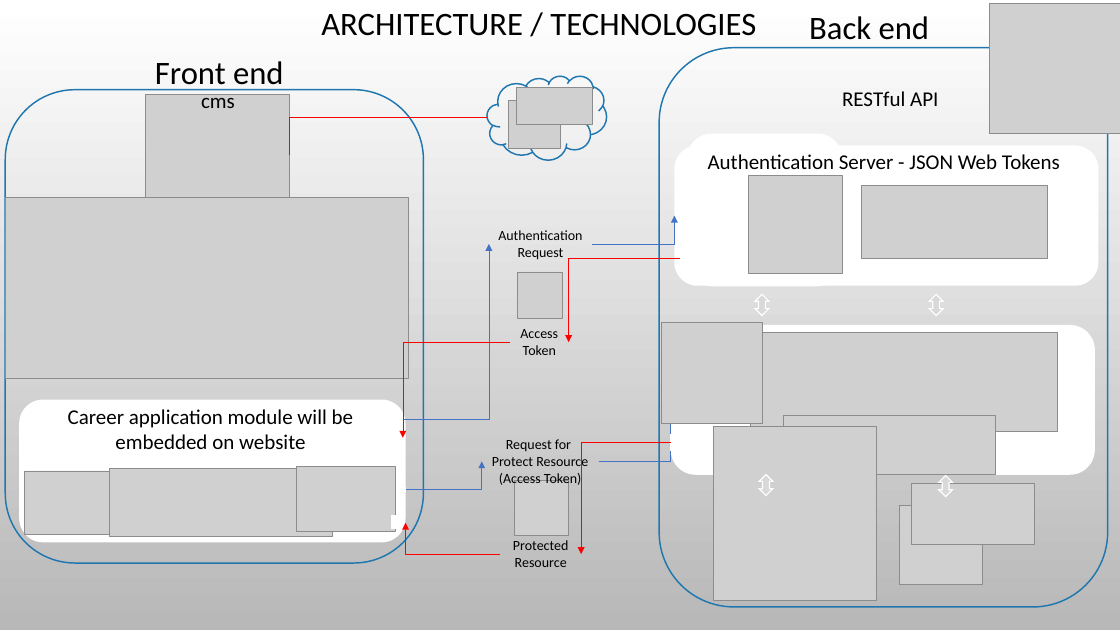
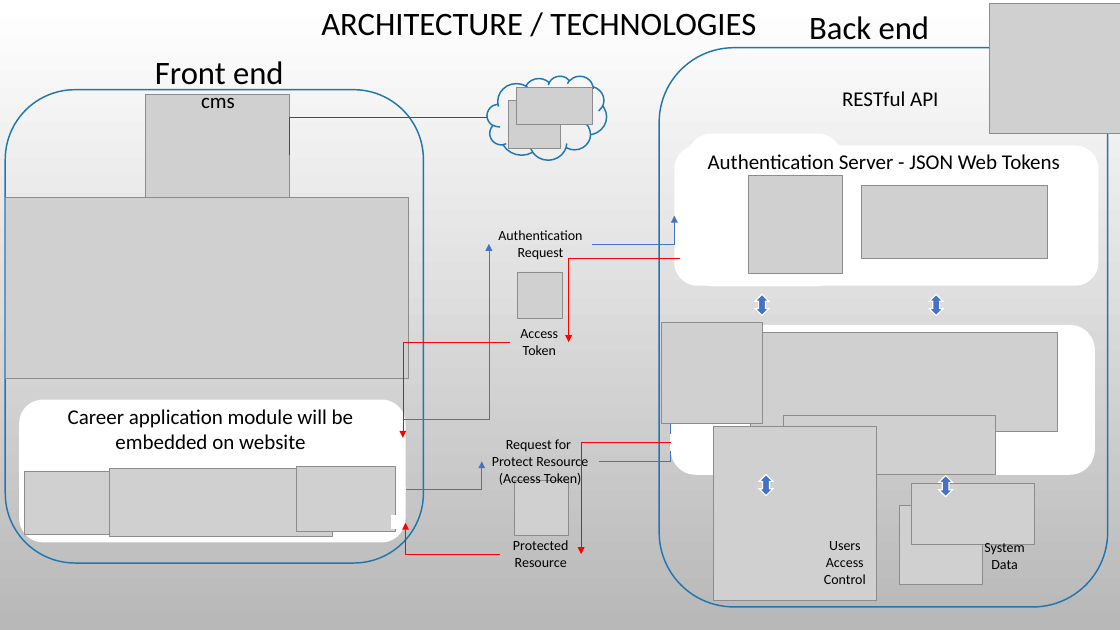
Before and after one commit to alexpt2000/4Year_MainProject_MyCareer, a slide deck: slide 4 of Presentation/Presentation - Project.odp. Drawn at 1120x630 pixels with LibreOffice and Linux fonts; fonts in the diff are those of the drawing; grey boxes stand for pictures; background and template pictures are left out. Boxes give left, top, right and bottom in pixels: in the first picture for what was removed or moved away, otherwise in the second. Text is boxed around its words. In the diff, an @@ line names an element or a change of style, - is before the commit and + after.

```diff
--- a/Presentation/Presentation - Project.odp
+++ b/Presentation/Presentation - Project.odp
@@ fill #D9D9D9 to #4472C4 in 4 elements at <box>760,475,773,496</box>, <box>939,476,953,497</box>, <box>929,295,943,316</box>, <box>755,294,769,315</box> @@
@@ text added at <box>824,541,866,584</box>, 12 pt, text #000000 @@
+Users
+Access Control
@@ text added at <box>984,543,1024,569</box>, 12 pt, text #000000 @@
+System Data
```
Also in this commit, not shown: 1 other slide changed, 1 other file.
